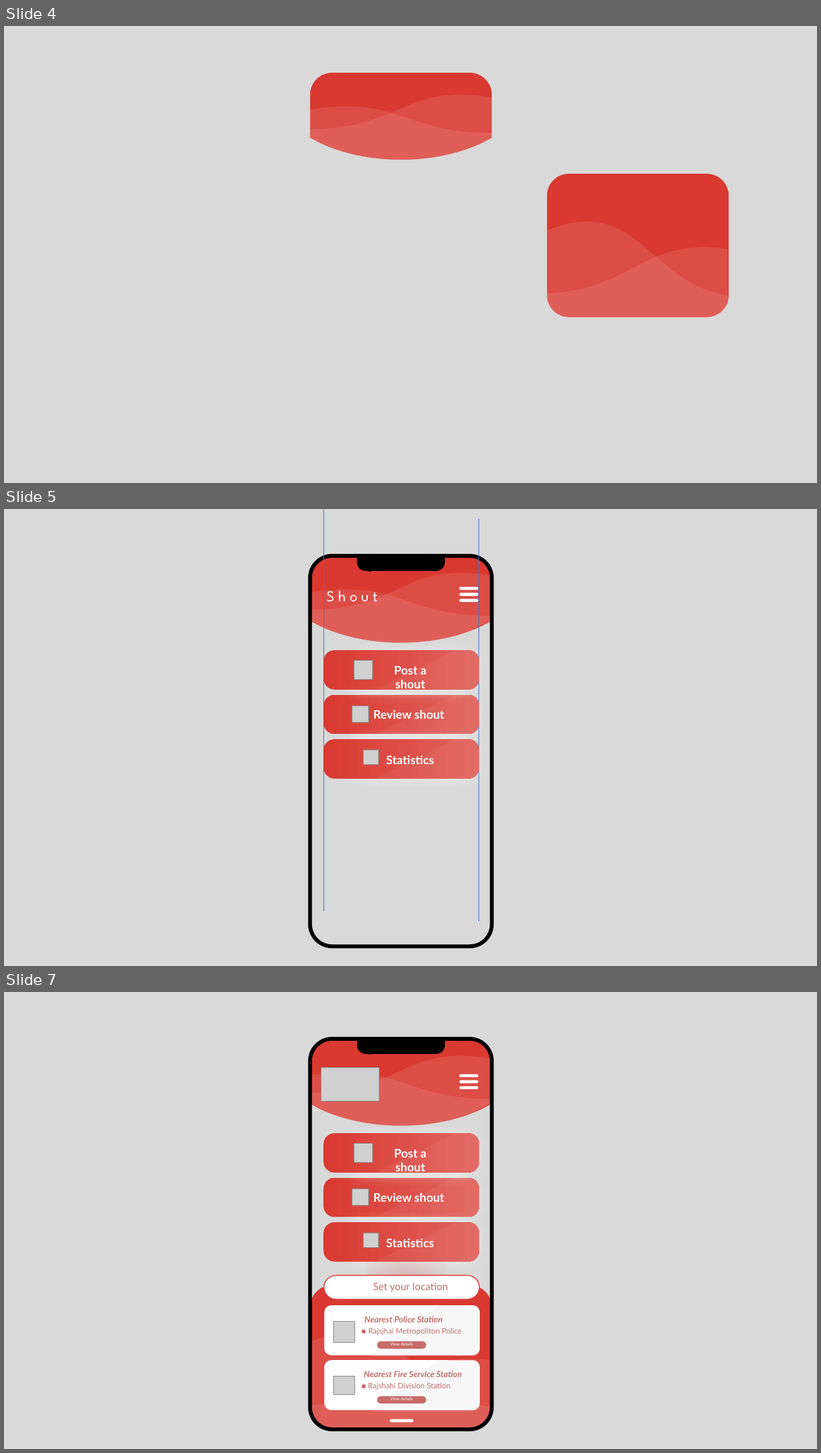
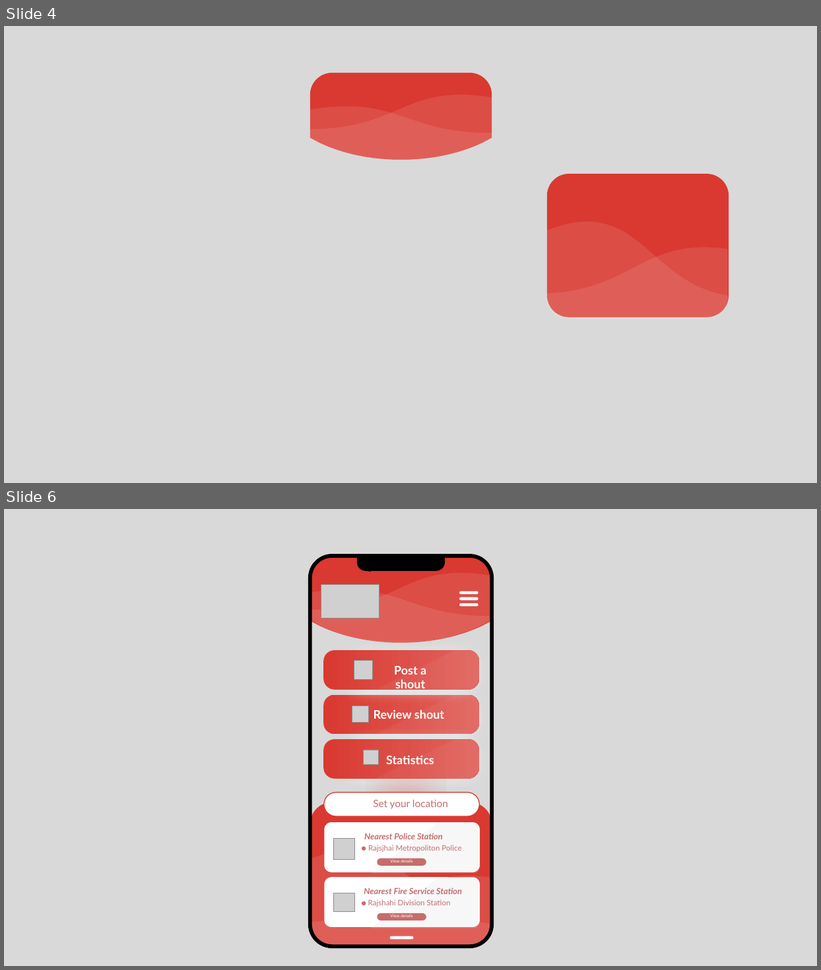
Before and after one commit to tazbin/shout-application, a slide deck: Presentation1.pptx. Shown one above the other, each under a label of ours: slides 4, 5 and 7 before the commit, slides 4 and 6 after it; the slides between them are not shown. The pictures are 821x1453 and 821x970 pixels, drawn with LibreOffice and Linux fonts; fonts in the diff are those of the drawing; grey boxes stand for pictures; background and template pictures are left out. Boxes give left, top, right and bottom in pixels: in the first picture for what was removed or moved away, otherwise in the second. Text is boxed around its words. In the diff, an @@ line names an element or a change of style, - is before the commit and + after.

```diff
--- a/Presentation1.pptx
+++ b/Presentation1.pptx
@@ slide 5 removed at (x1=4, y1=509, x2=817, y2=966), background #D9D9D9 @@
@@ line removed from (323, 509) to (323, 912) @@
@@ line removed from (479, 520) to (479, 922) @@
@@ freeform shape removed at (x1=310, y1=556, x2=492, y2=643) @@
@@ rounded rectangle removed at (x1=310, y1=556, x2=492, y2=947) @@
@@ round same rect removed at (x1=359, y1=556, x2=443, y2=569) @@
@@ freeform shape removed at (x1=310, y1=573, x2=492, y2=643) @@
@@ rounded rectangle removed at (x1=459, y1=587, x2=479, y2=590) @@
@@ freeform shape removed at (x1=310, y1=590, x2=492, y2=643) @@
@@ text removed at (x1=327, y1=591, x2=378, y2=602) @@
-S h o u t
@@ rounded rectangle removed at (x1=459, y1=593, x2=479, y2=596) @@
@@ rounded rectangle removed at (x1=459, y1=599, x2=479, y2=602) @@
@@ rounded rectangle removed at (x1=323, y1=650, x2=479, y2=690) @@
@@ picture removed at (x1=354, y1=661, x2=372, y2=679) @@
@@ freeform shape removed at (x1=376, y1=650, x2=479, y2=690) @@
@@ text removed at (x1=394, y1=666, x2=426, y2=692) @@
-Post a shout
@@ rounded rectangle removed at (x1=323, y1=695, x2=479, y2=734) @@
@@ picture removed at (x1=352, y1=706, x2=369, y2=723) @@
@@ freeform shape removed at (x1=376, y1=695, x2=479, y2=734) @@
@@ text removed at (x1=374, y1=710, x2=444, y2=719) @@
-Review shout
@@ rounded rectangle removed at (x1=323, y1=739, x2=479, y2=779) @@
@@ freeform shape removed at (x1=376, y1=739, x2=479, y2=779) @@
@@ picture removed at (x1=363, y1=750, x2=378, y2=765) @@
@@ text removed at (x1=386, y1=755, x2=434, y2=764) @@
-Statistics
@@ what was slide 7 is now slide 6 @@
```
Also in this commit, not shown: 1 slide added, 1 other slide removed.
